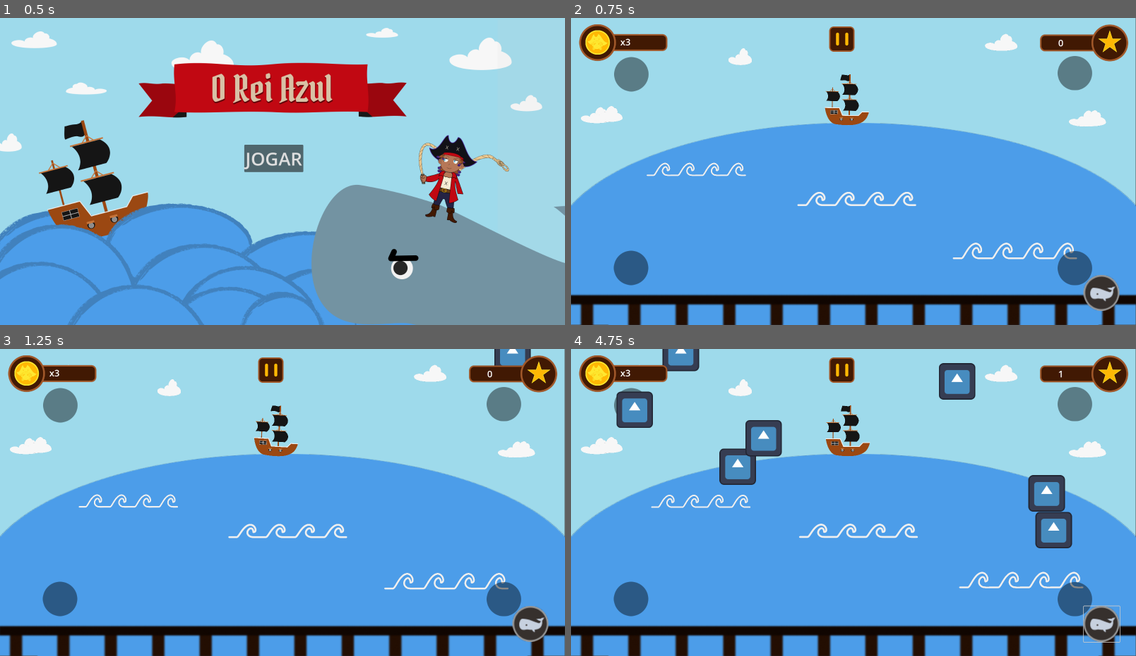
Above: before the commit, frames 1-4 (two rows, left to right).
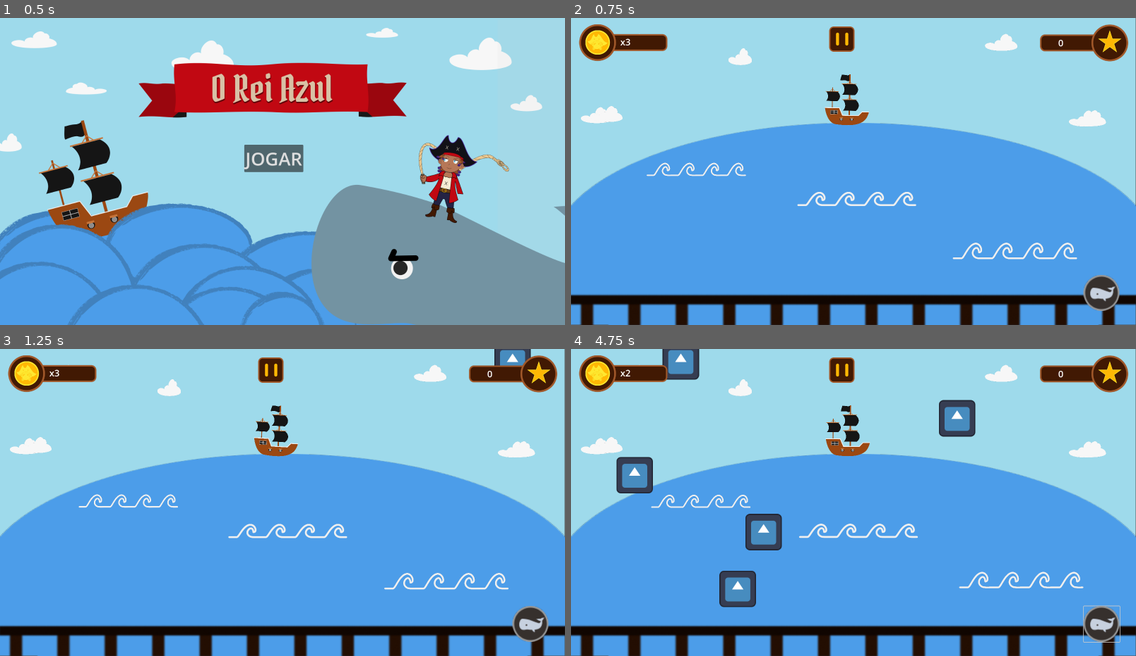
Above: after the commit, the same moments.

Repository: hhsoares/baleia
Game: Godot game, scene res://Scenes/menu.tscn
The game is run twice, just before and just after one commit, with the same random seed, the same clock (stepped at 60 frames per second) and the same inputs. The engine's default icon, where the game draws it, is replaced by a stand-in: a white triangle on a blue panel in a dark square.
Inputs (mouse positions are in pixels of both pictures, inside the frame that each line leads up to):
- Up to frame 1 (0.5 s): no input
- Up to frame 2 (0.75 s): click "JOGAR" at 0.5 s
- Up to frame 3 (1.25 s): no input
- Up to frame 4 (4.75 s): click (1102, 625) at 1.27 s; click (1102, 625) at 2.02 s; click (1102, 625) at 2.77 s; click (1102, 625) at 3.52 s; move the mouse to (1085, 523) at 4.27 s; click (1085, 523) at 4.42 s

Frame 1 is identical in both runs. In frame 2, 2.2% of the frame differs, in the area x 7-93%, y 12-88%; in frame 3, 2.3%; in frame 4, 9.7%, in the area x 7-93%, y 0-88%.

Commit message:
Adicionado funcionalidade do botão da baleia

Diff:
--- a/Scenes/jogo.tscn
+++ b/Scenes/jogo.tscn
@@ -349,7 +349,7 @@
 icon_alignment = 1
 expand_icon = true
 
-[node name="btn_pause2" type="Button" parent="HUD/Control"]
+[node name="btn_baleia" type="Button" parent="HUD/Control"]
 layout_mode = 0
 offset_left = 1797.0
 offset_top = 905.0
@@ -362,6 +362,7 @@
 expand_icon = true
 
 [node name="limite_dos_tiros" type="Sprite2D" parent="."]
+visible = false
 modulate = Color(0, 0, 0, 0.43137255)
 position = Vector2(990, 540)
 scale = Vector2(0.92415947, 0.582343)
@@ -400,3 +401,5 @@
 [node name="CollisionShape2D" type="CollisionShape2D" parent="limite"]
 position = Vector2(979.25, 1126)
 shape = SubResource("RectangleShape2D_1untg")
+
+[connection signal="pressed" from="HUD/Control/btn_baleia" to="." method="_on_btn_baleia_pressed"]
--- a/Scripts/bola.gd
+++ b/Scripts/bola.gd
@@ -1,6 +1,6 @@
 extends CharacterBody2D
 
-@export var speed: float = 200.0
+@export var speed: float = 400.0
 
 func _physics_process(delta: float) -> void:
 	velocity = Vector2(0, speed)
--- a/Scripts/jogo.gd
+++ b/Scripts/jogo.gd
@@ -10,6 +10,7 @@
 
 var _rng := RandomNumberGenerator.new()
 var _t: Timer
+var can_use_baleia := true
 
 func _ready() -> void:
 	Globals.life = 3
@@ -35,3 +36,16 @@
 	var ball := BALL_SCENE.instantiate()
 	ball.position = Vector2(x, -spawn_above)
 	add_child(ball)
+
+func _on_btn_baleia_pressed() -> void:
+	if not can_use_baleia:
+		return
+	can_use_baleia = false
+
+	await get_tree().create_timer(0.5).timeout
+	for child in get_children():
+		if child is CharacterBody2D and child.scene_file_path == "res://prefarbs/bola.tscn":
+			child.queue_free()
+
+	await get_tree().create_timer(5.0).timeout
+	can_use_baleia = true
